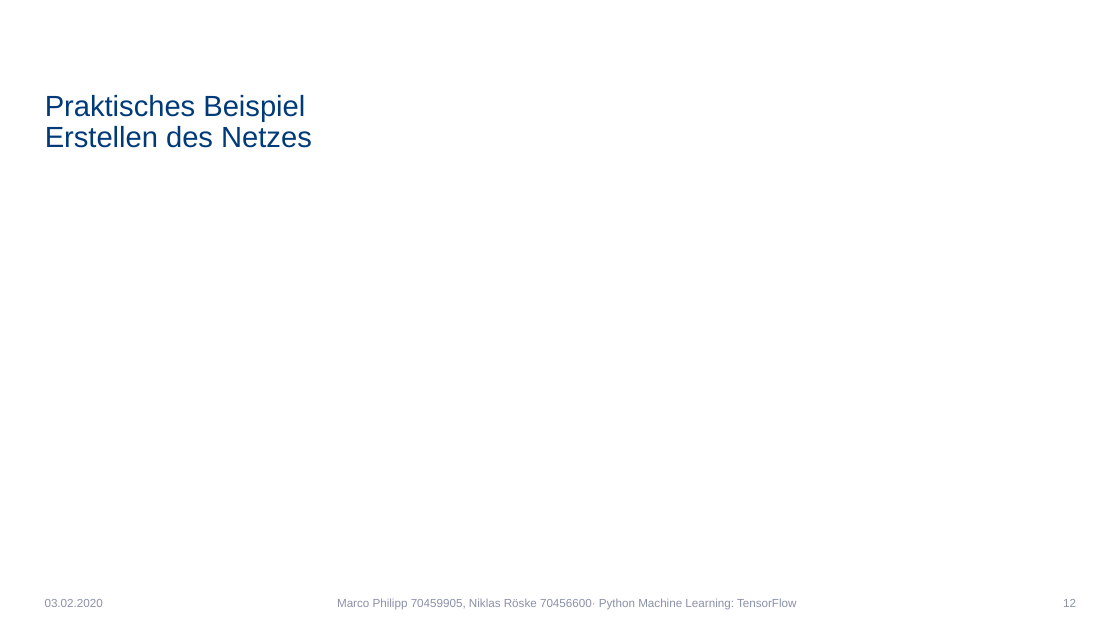
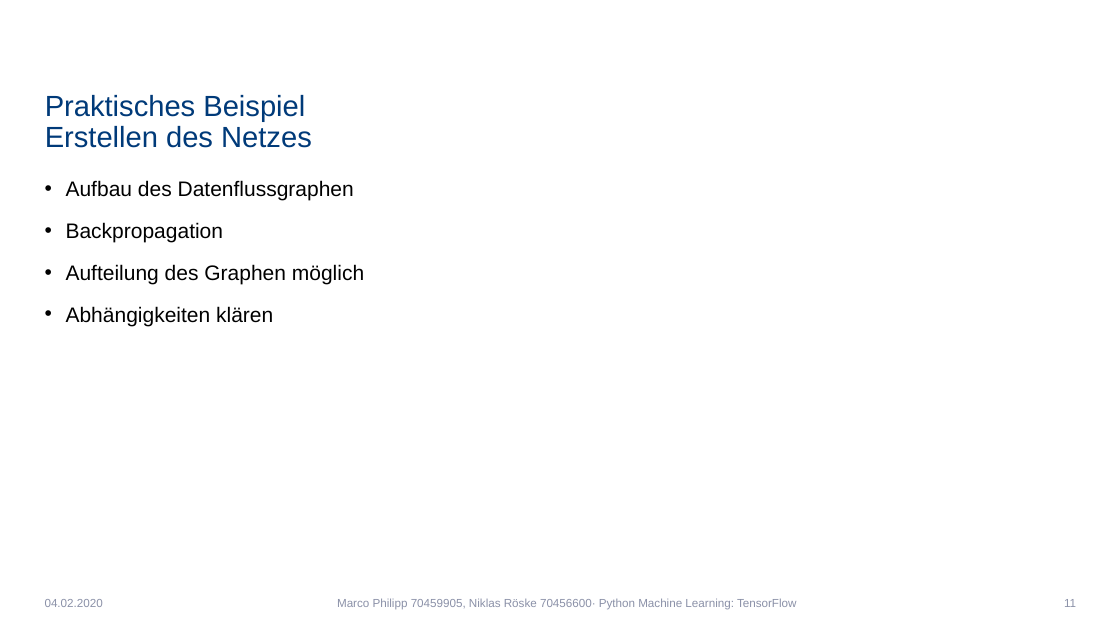
Before and after one commit to Niklas1997Git/Seminar, a slide deck: slide 11 of SeminarPräsentation.pptx (slide 12 before the commit). Drawn at 1120x630 pixels with LibreOffice and Linux fonts; fonts in the diff are those of the drawing; background and template pictures are left out. Boxes give left, top, right and bottom in pixels: in the first picture for what was removed or moved away, otherwise in the second. Text is boxed around its words. In the diff, an @@ line names an element or a change of style, - is before the commit and + after.

```diff
--- a/SeminarPräsentation.pptx
+++ b/SeminarPräsentation.pptx
@@ text added at [66,180,364,326], 18 pt, text #000000 @@
+• Aufbau des Datenflussgraphen
+• Backpropagation
+• Aufteilung des Graphen möglich
+• Abhängigkeiten klären
@@ text at [45,599,103,607]: text changed @@
-03.02.2020
+04.02.2020
@@ page number at [1064,599,1076,607]: text changed @@
-12
+11
```
Also in this commit, not shown: 14 other slides changed, 1 slide removed.
